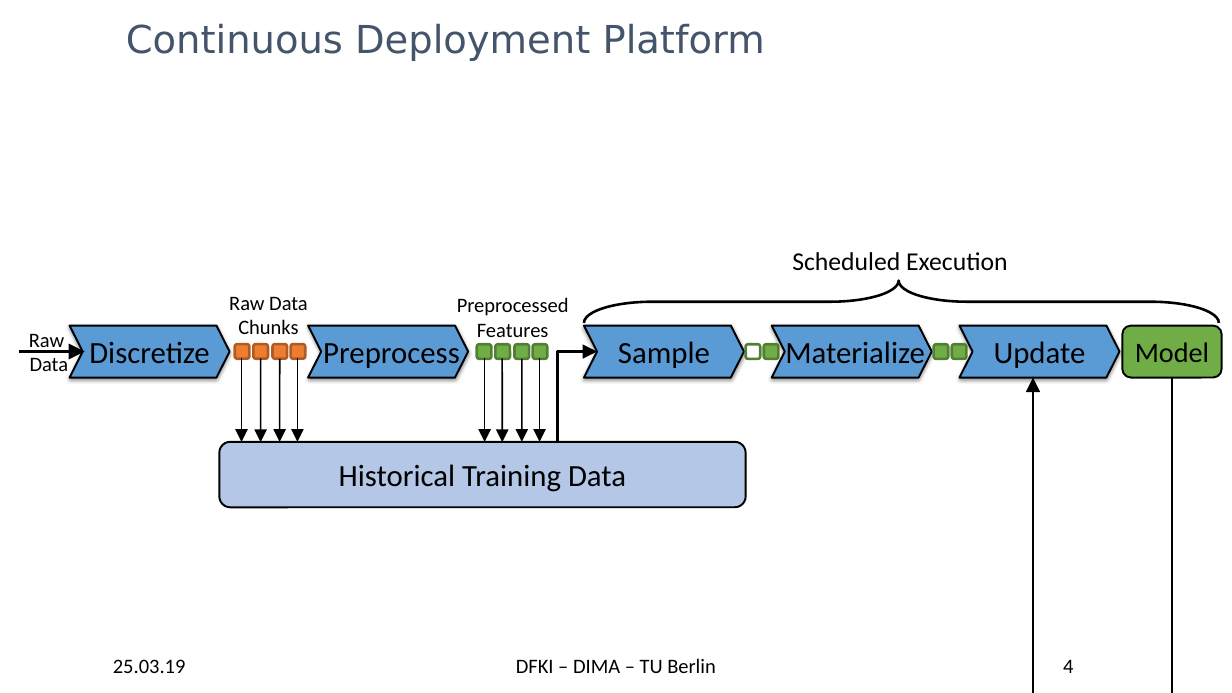
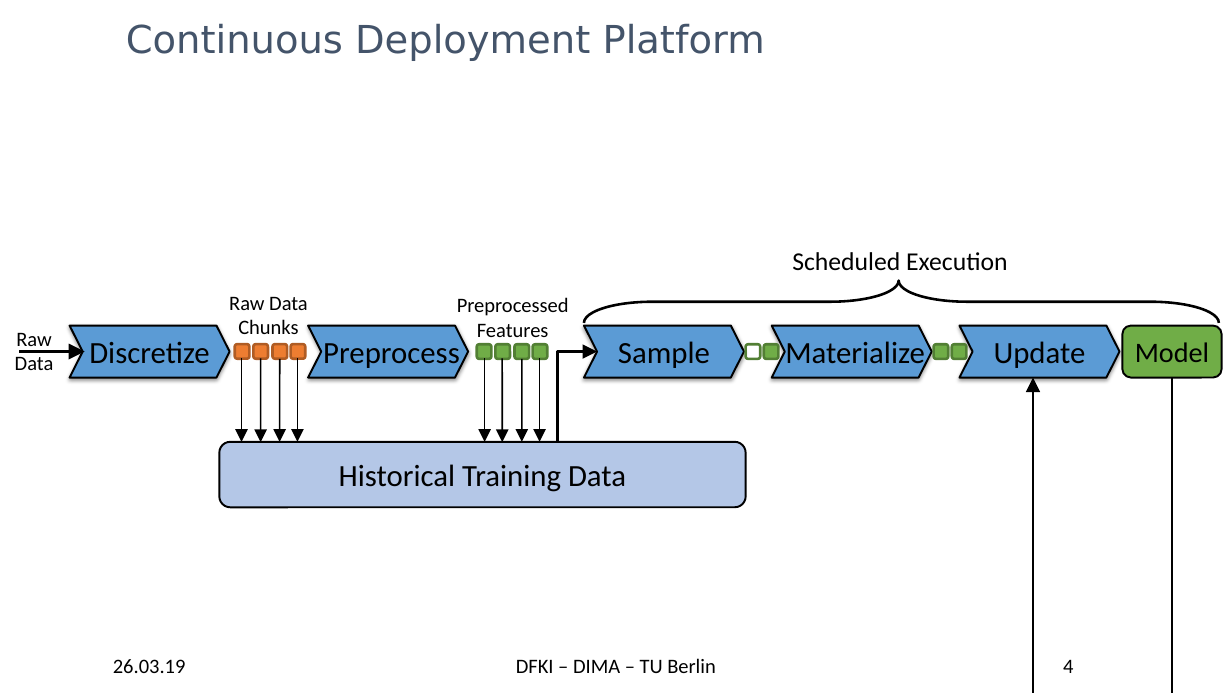
Before and after one commit to TU-Berlin-DIMA/continuous-pipeline-deployment, a slide deck: slide 4 of slides/edbt-2019/edbt-2019.pptx. Drawn at 1232x693 pixels with LibreOffice and Linux fonts; fonts in the diff are those of the drawing; background and template pictures are left out. Boxes give left, top, right and bottom in pixels: in the first picture for what was removed or moved away, otherwise in the second. Text is boxed around its words. In the diff, an @@ line names an element or a change of style, - is before the commit and + after.

```diff
--- a/slides/edbt-2019/edbt-2019.pptx
+++ b/slides/edbt-2019/edbt-2019.pptx
@@ text "Raw": place and size @@
-text "Raw" at bbox=[29, 334, 69, 371]
+text "Raw" at bbox=[15, 333, 54, 370]
@@ text at bbox=[113, 659, 186, 673]: text changed @@
-25.03.19
+26.03.19
```
Also in this commit, not shown: 29 other slides changed.
